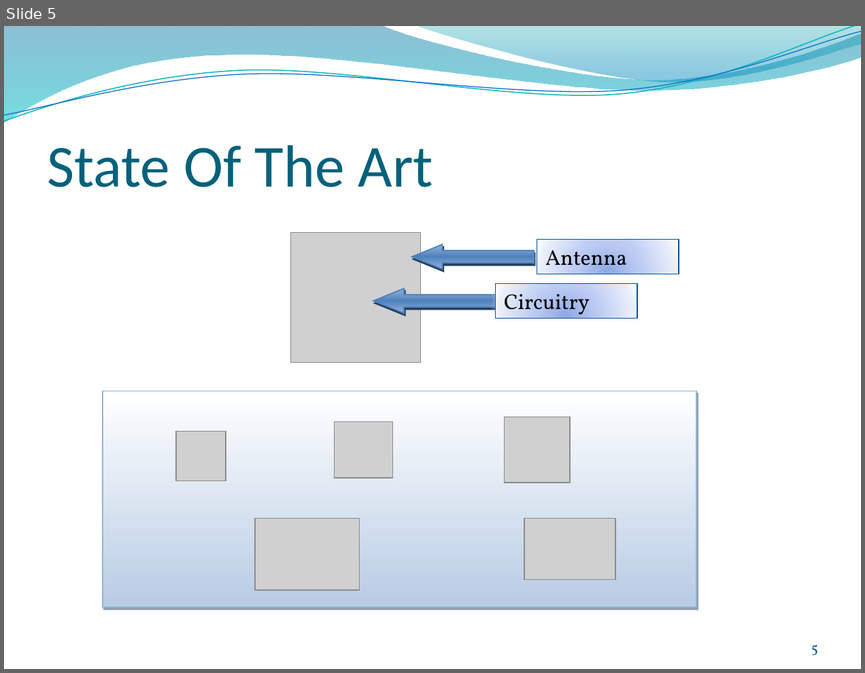
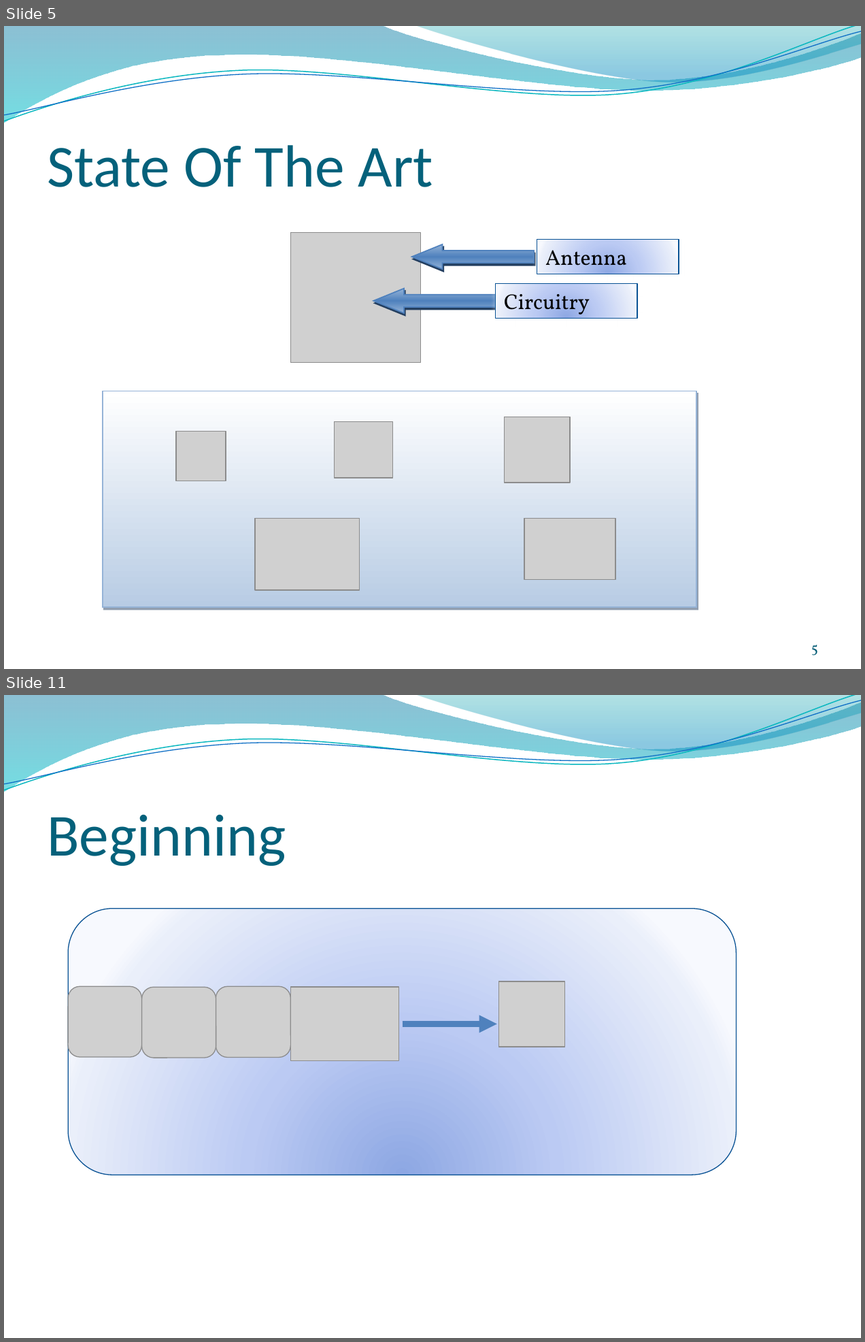
Before and after one commit to anbrous/project, a slide deck: Blue_weasel/blueweasel_docs/presentation/Pre-soutenance Projet Blue Weasel.pptx. Shown one above the other, each under a label of ours: slide 5 before the commit, slides 5 and 11 after it; the slides between them are not shown. The pictures are 865x673 and 865x1342 pixels, drawn with LibreOffice and Linux fonts; fonts in the diff are those of the drawing; grey boxes stand for pictures; background and template pictures are left out. Boxes give left, top, right and bottom in pixels: in the first picture for what was removed or moved away, otherwise in the second. Text is boxed around its words. In the diff, an @@ line names an element or a change of style, - is before the commit and + after.

```diff
--- a/Blue_weasel/blueweasel_docs/presentation/Pre-soutenance Projet Blue Weasel.pptx
+++ b/Blue_weasel/blueweasel_docs/presentation/Pre-soutenance Projet Blue Weasel.pptx
@@ slide 11 added at [4,695,861,1338], background picture (left out); not listed: 4 template elements that a slide beside it also shows @@
@@ title added at [47,815,286,866], 50 pt, text #04617B @@
+Beginning
@@ rounded rectangle added at [68,909,736,1175], fill gradient #8DA8E3 to #BBCBF3 to #EAEFFB to #F7F9FF, outline #095295 0.75 pt @@
@@ picture added at [68,986,142,1057] @@
@@ picture added at [142,987,216,1057] @@
@@ picture added at [215,986,290,1057] @@
@@ picture added at [291,987,399,1061] @@
@@ picture added at [498,981,564,1047] @@
@@ arrow added from (402, 1024) to (496, 1024), #4F81BD 5 pt @@
```
Also in this commit, not shown: 6 slides changed, 10 other slides added, 5 slides removed, 19 other files.
